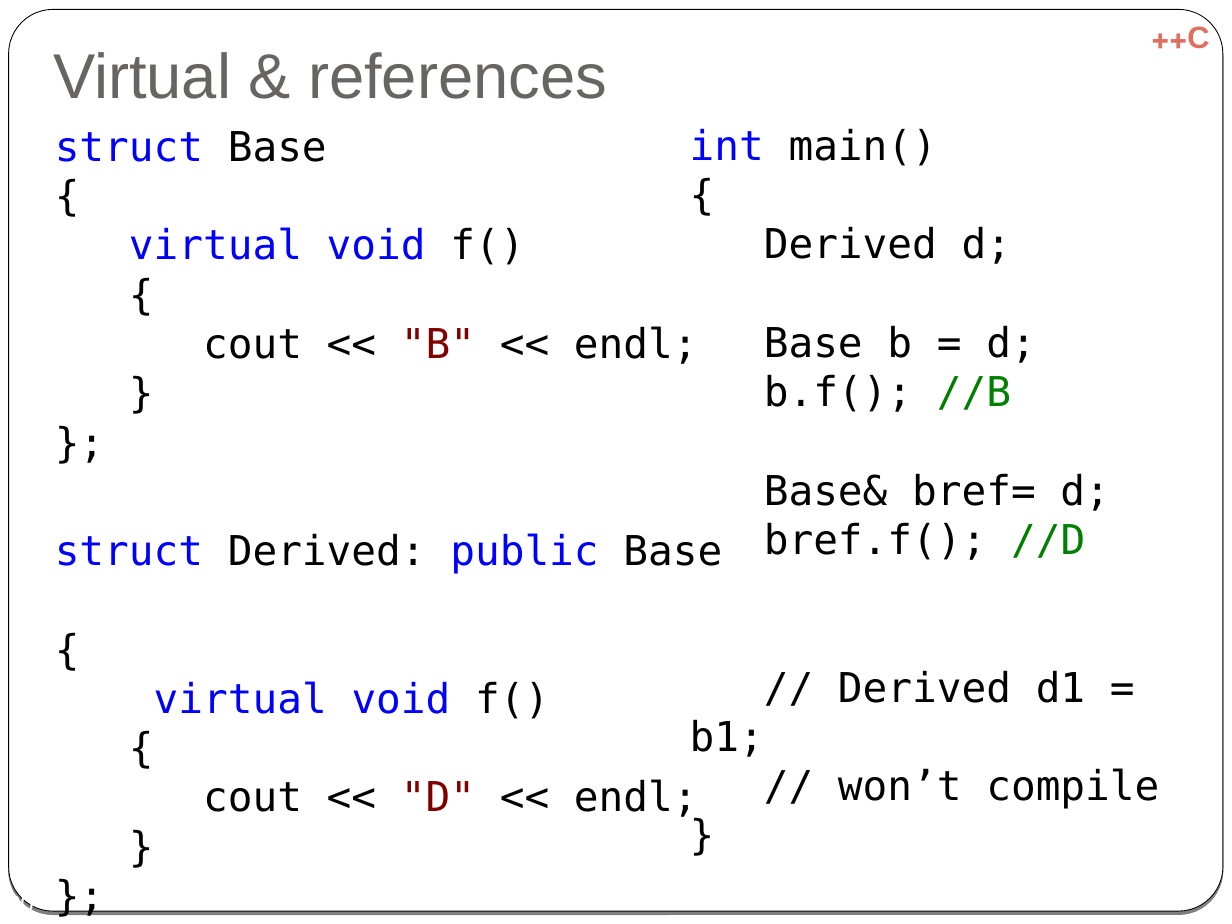
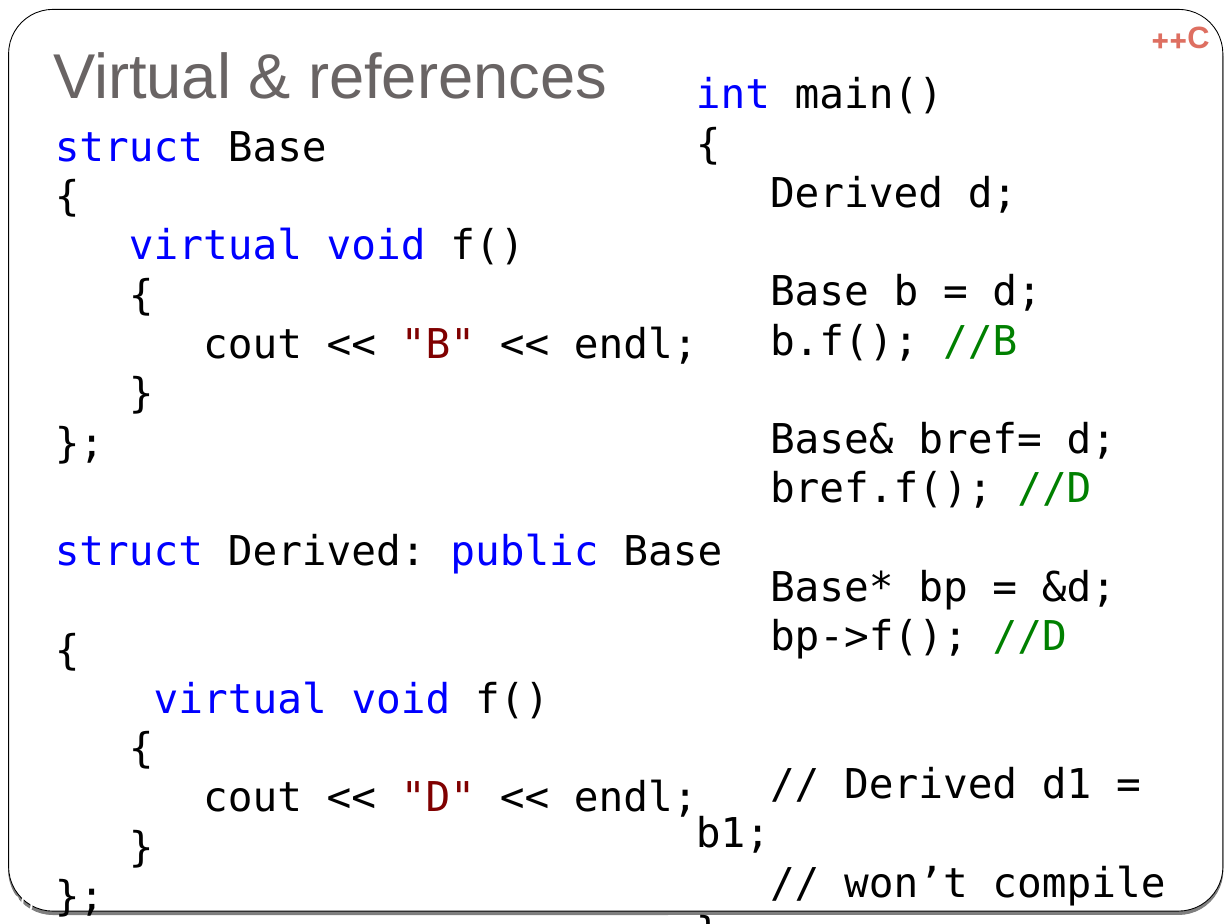
Before and after one commit to cpp-at-ariel/cpp-5780, a slide deck: slide 20 of 06-inheritance/slides-virtual.odp. Drawn at 1232x924 pixels with LibreOffice and Linux fonts; fonts in the diff are those of the drawing. Boxes give left, top, right and bottom in pixels: in the first picture for what was removed or moved away, otherwise in the second. Text is boxed around its words. In the diff, an @@ line names an element or a change of style, - is before the commit and + after.

```diff
--- a/06-inheritance/slides-virtual.odp
+++ b/06-inheritance/slides-virtual.odp
@@ text "int main() {" moved from (x1=690, y1=128, x2=1159, y2=809) to (x1=696, y1=76, x2=1165, y2=906) @@
@@ text at (x1=770, y1=569, x2=1116, y2=659): paragraph added @@
+Base* bp = &d;
+bp->f(); //D
```
Also in this commit, not shown: 2 other slides changed, 6 other files.
